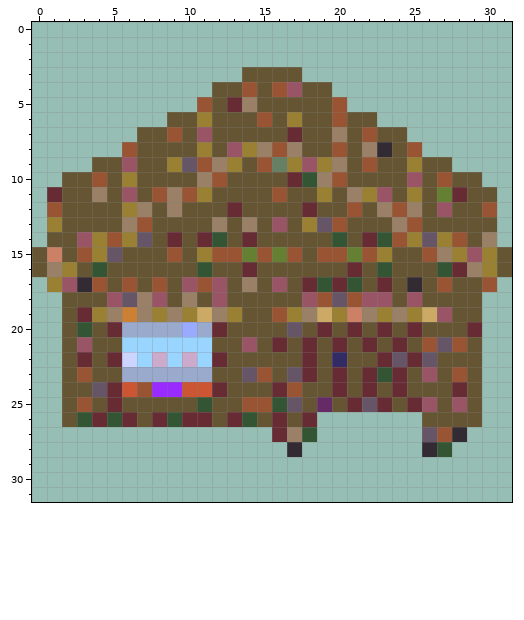
Edited in one commit: pixel-art sprite (objects/house.png). The picture above was drawn from the file before the commit.
The file is 32x32 pixels.
New version:
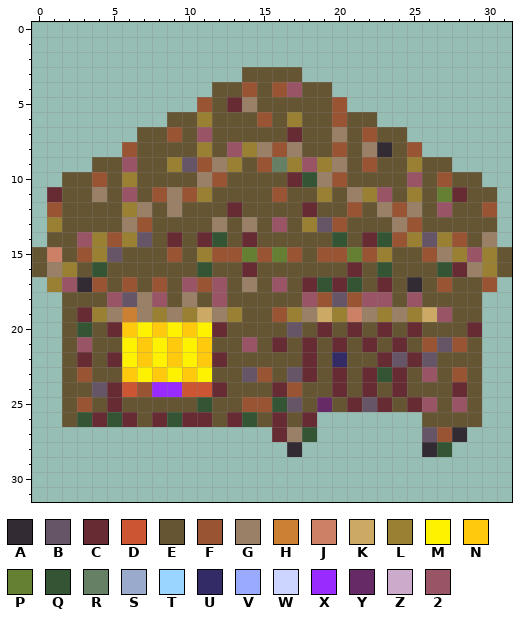
Palette (. is transparent): A #332b33  B #665566  C #662b33  D #cc5533  E #665533  F #995533  G #998066  H #cc8033  J #cc8066  K #ccaa66  L #998033  M #fff200  N #ffc90e  P #668033  Q #335533  R #668066  S #99aacc  T #99d5ff  U #332b66  V #99aaff  W #ccd5ff  X #992bff  Y #662b66  Z #ccaacc  2 #995566
The exact change:
y 20: x 6..11 SSSSVS -> NMNMNM
y 21: x 6..11 TTTTTT -> MNMNMN
y 22: x 6..11 WTZTZT -> MNMNMN
y 23: x 6..11 SSSSSS -> NMNMNM
